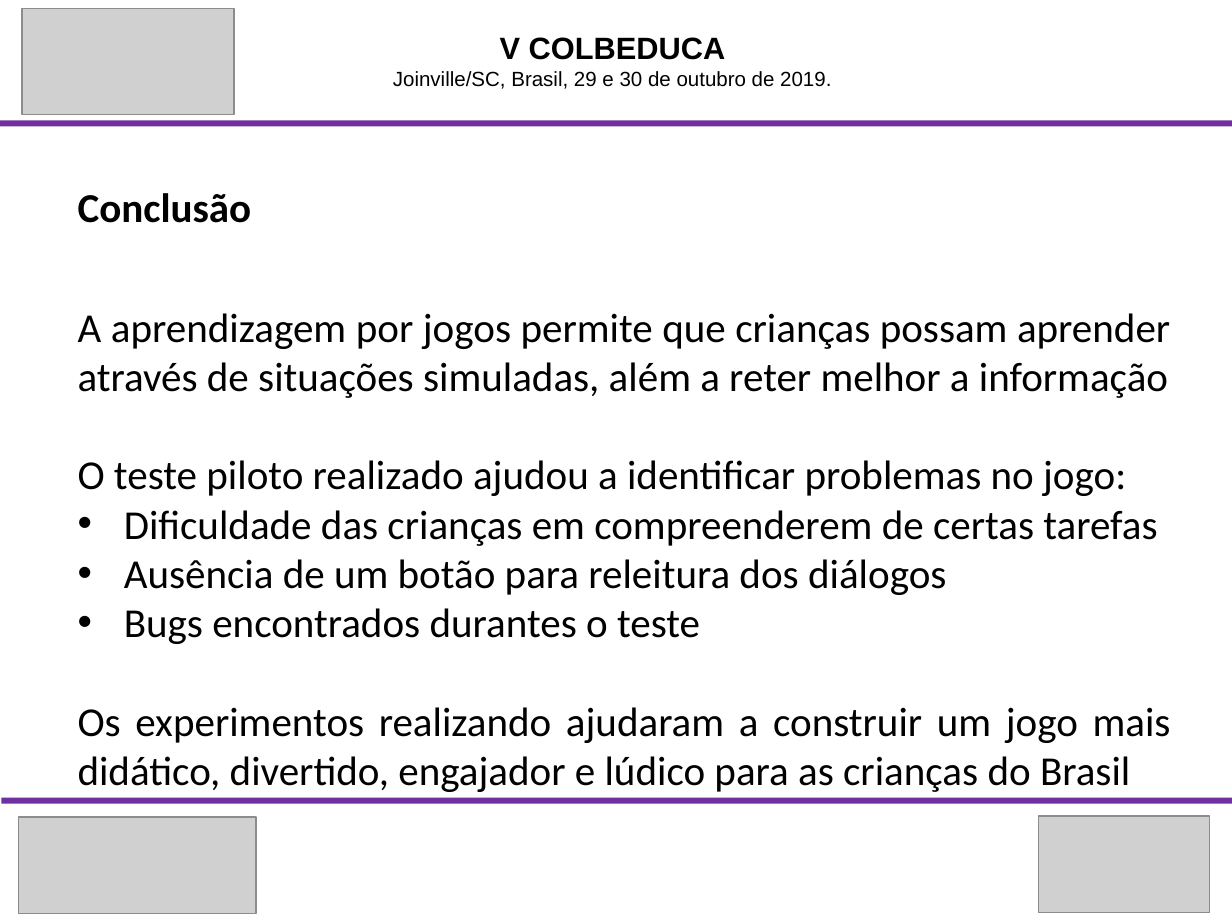
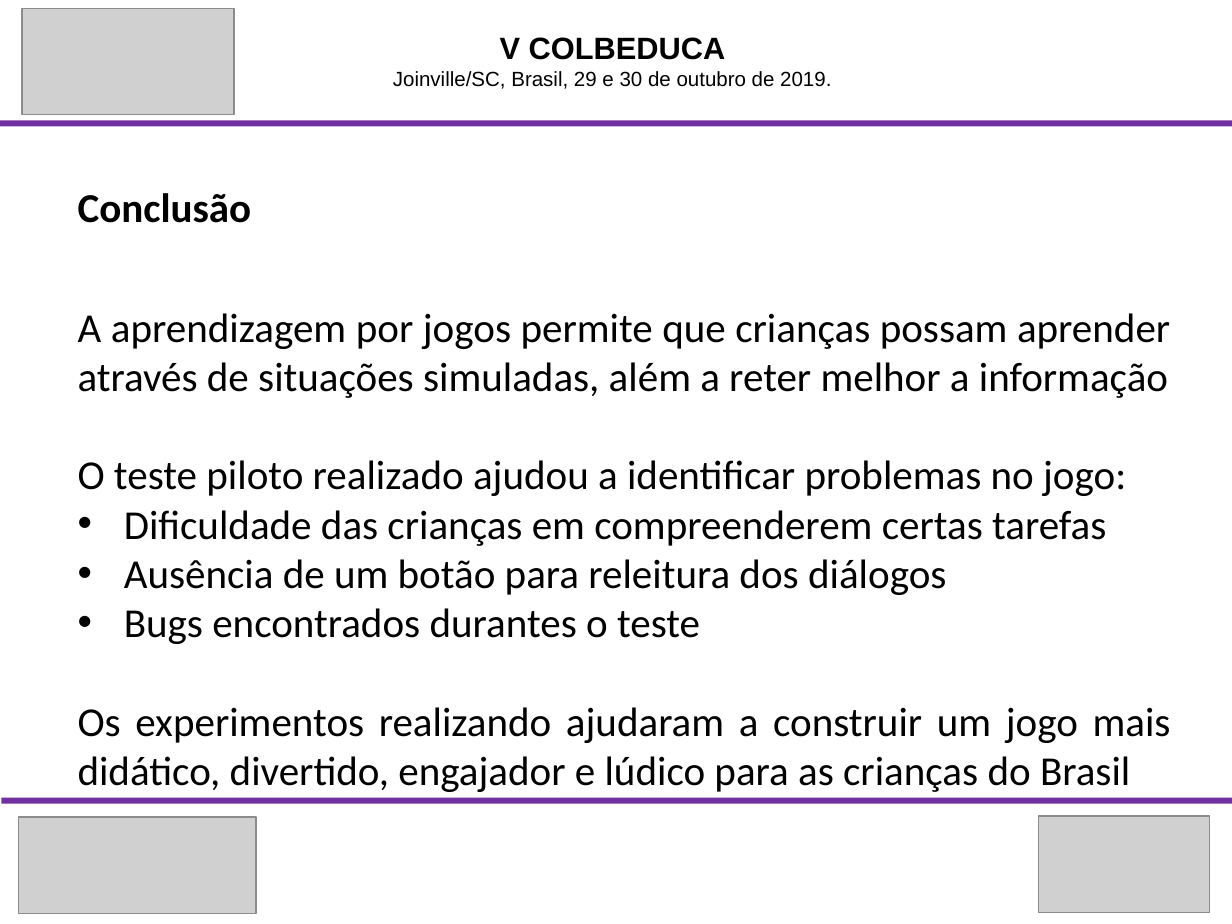
Before and after one commit to DefensorDaHumanidade/Mestrado, a slide deck: slide 17 of Artigos/Artigo COLBEDUCA-2019/Um Jogo Sério como Tecnologia Educacional para Prevenção da Violência Sexual Infantil.pptx. Drawn at 1232x924 pixels with LibreOffice and Linux fonts; fonts in the diff are those of the drawing; grey boxes stand for pictures. Boxes give left, top, right and bottom in pixels: in the first picture for what was removed or moved away, otherwise in the second. Text is boxed around its words. In the diff, an @@ line names an element or a change of style, - is before the commit and + after.

```diff
--- a/Artigos/Artigo COLBEDUCA-2019/Um Jogo Sério como Tecnologia Educacional para Prevenção da Violência Sexual Infantil.pptx
+++ b/Artigos/Artigo COLBEDUCA-2019/Um Jogo Sério como Tecnologia Educacional para Prevenção da Violência Sexual Infantil.pptx
@@ text at bbox=[124, 510, 1106, 546]: text changed @@
-• Dificuldade das crianças em compreenderem de certas tarefas
+• Dificuldade das crianças em compreenderem certas tarefas
```
Also in this commit, not shown: 2 other files.
